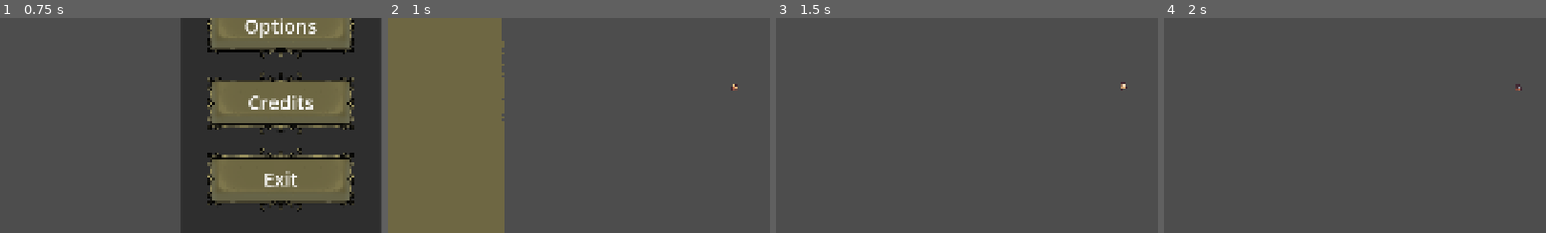
Above: before the commit, frames 1-4 (left to right).
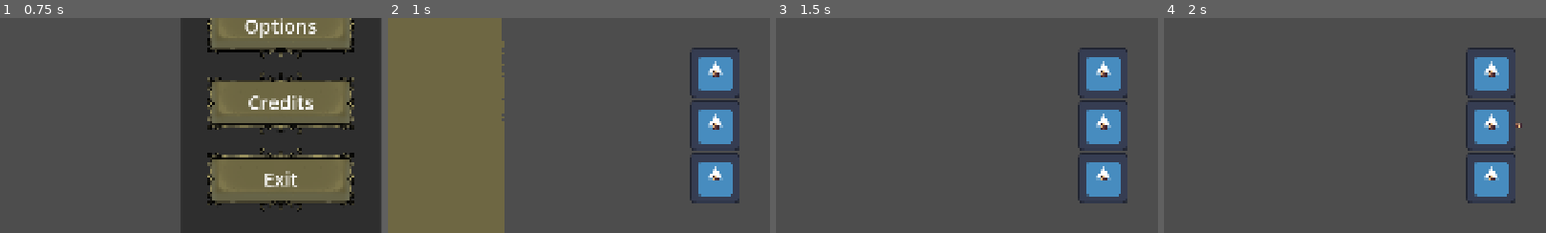
Above: after the commit, the same moments.

Repository: Ranamzes/BrackeysJam2026
Game: Godot game, scene res://root/scenes/UI/main_menu/MainMenu.tscn
Two runs of this game, one before a commit and one after it. Both use one fixed random seed, a clock stepped at 60 frames per second and the inputs below. The engine's default icon, where the game draws it, is replaced by a stand-in: a white triangle on a blue panel in a dark square.
Inputs:
- Up to frame 1 (0.75 s): click "Play" at 0.5 s
- Up to frame 2 (1 s): no input
- Up to frame 3 (1.5 s): hold D (move_right) from 1.28 s (still down)
- Up to frame 4 (2 s): keep holding D (move_right)
The pictures show only the part of the screen within x 13-63%, y 43-93%; the shares and areas given below are measured in that part.

Frame 1 is identical in both runs. In frame 2, 5.3% of the frame differs, in the area x 79-92%, y 13-87%; in frame 3, 5.3%; in frame 4, 5.4%, in the area x 79-94%, y 13-87%.

Commit message:
inventory added

Diff:
--- a/project.godot
+++ b/project.godot
@@ -22,6 +22,7 @@
 [autoload]
 
 ScreenTransition="*uid://4icidbllsll0"
+Global="*uid://1c480t154ayk"
 
 [display]
 
--- a/root/assets/items/test_item_1.tres
+++ b/root/assets/items/test_item_1.tres
@@ -1,7 +1,12 @@
 [gd_resource type="Resource" script_class="ItemData" format=3 uid="uid://0j6mj58sxaxm"]
 
-[ext_resource type="Script" uid="uid://sfjgktjvkx2l" path="res://scripts/UI/inventory/item_data.gd" id="1_kue1t"]
+[ext_resource type="Script" uid="uid://sfjgktjvkx2l" path="res://scripts/inventory/item_data.gd" id="1_kue1t"]
+[ext_resource type="Texture2D" uid="uid://didtwu4lxln11" path="res://root/assets/player/placeholder.png" id="1_njru8"]
 
 [resource]
 script = ExtResource("1_kue1t")
+id = "test1"
+display_name = "Тестовый итем 1"
+description = "Итем для тестирования, че не понятно?"
+icon = ExtResource("1_njru8")
 metadata/_custom_type_script = "uid://sfjgktjvkx2l"
--- a/root/assets/items/test_item_2.tres
+++ b/root/assets/items/test_item_2.tres
@@ -1,7 +1,12 @@
 [gd_resource type="Resource" script_class="ItemData" format=3 uid="uid://bddlu2khd71o7"]
 
-[ext_resource type="Script" uid="uid://sfjgktjvkx2l" path="res://scripts/UI/inventory/item_data.gd" id="1_t2j2l"]
+[ext_resource type="Script" uid="uid://sfjgktjvkx2l" path="res://scripts/inventory/item_data.gd" id="1_t2j2l"]
+[ext_resource type="Texture2D" uid="uid://didtwu4lxln11" path="res://root/assets/player/placeholder.png" id="1_uqgd1"]
 
 [resource]
 script = ExtResource("1_t2j2l")
+id = "2"
+display_name = "2"
+description = "2"
+icon = ExtResource("1_uqgd1")
 metadata/_custom_type_script = "uid://sfjgktjvkx2l"
--- a/root/assets/items/test_item_3.tres
+++ b/root/assets/items/test_item_3.tres
@@ -1,7 +1,12 @@
 [gd_resource type="Resource" script_class="ItemData" format=3 uid="uid://qb1feleuheo6"]
 
-[ext_resource type="Script" uid="uid://sfjgktjvkx2l" path="res://scripts/UI/inventory/item_data.gd" id="1_1u5de"]
+[ext_resource type="Script" uid="uid://sfjgktjvkx2l" path="res://scripts/inventory/item_data.gd" id="1_1u5de"]
+[ext_resource type="Texture2D" uid="uid://didtwu4lxln11" path="res://root/assets/player/placeholder.png" id="1_tg0nq"]
 
 [resource]
 script = ExtResource("1_1u5de")
+id = "3"
+display_name = "3"
+description = "3"
+icon = ExtResource("1_tg0nq")
 metadata/_custom_type_script = "uid://sfjgktjvkx2l"
--- /dev/null
+++ b/root/scenes/UI/inventory/Inventory.tscn
@@ -0,0 +1,24 @@
+[gd_scene format=3 uid="uid://bnshl7dkigs4x"]
+
+[ext_resource type="Script" uid="uid://djmn3t4i8ttvj" path="res://scripts/UI/inventory/inventory_ui.gd" id="1_vxdyr"]
+[ext_resource type="Texture2D" uid="uid://b74r0a0qoxnru" path="res://icon.svg" id="2_aem0y"]
+
+[node name="Inventory" type="Control" unique_id=1388742349]
+layout_mode = 3
+anchors_preset = 15
+anchor_right = 1.0
+anchor_bottom = 1.0
+grow_horizontal = 2
+grow_vertical = 2
+script = ExtResource("1_vxdyr")
+item_slot_background = ExtResource("2_aem0y")
+
+[node name="ScrollContainer" type="ScrollContainer" parent="." unique_id=76953243]
+layout_mode = 0
+offset_right = 234.0
+offset_bottom = 1037.0
+
+[node name="VBoxContainer" type="VBoxContainer" parent="ScrollContainer" unique_id=1643257148]
+layout_mode = 2
+size_flags_horizontal = 3
+size_flags_vertical = 3
--- /dev/null
+++ b/root/scenes/UI/inventory/ItemSlotUI.tscn
@@ -0,0 +1,17 @@
+[gd_scene format=3 uid="uid://bh1po4gfyrh87"]
+
+[ext_resource type="Script" uid="uid://dcfkur6y07n1s" path="res://scripts/UI/inventory/item_slot_ui.gd" id="1_sswvr"]
+
+[node name="ItemSLotUI" type="CenterContainer" unique_id=2056054890]
+offset_right = 952.0
+offset_bottom = 406.0
+script = ExtResource("1_sswvr")
+
+[node name="BackgroundTexture" type="TextureRect" parent="." unique_id=1835142883]
+layout_mode = 2
+size_flags_horizontal = 4
+size_flags_vertical = 4
+
+[node name="ItemTexture" type="TextureRect" parent="." unique_id=37004770]
+layout_mode = 2
+stretch_mode = 3
--- a/root/scenes/levels/level1/Level1.tscn
+++ b/root/scenes/levels/level1/Level1.tscn
@@ -2,11 +2,14 @@
 
 [ext_resource type="PackedScene" uid="uid://dh8hy6s86bhw7" path="res://root/components/camera/MainCamera.tscn" id="1_1wq5q"]
 [ext_resource type="PackedScene" uid="uid://cx4k10qtqvk6o" path="res://root/scenes/characters/player/Player.tscn" id="2_lqq02"]
+[ext_resource type="PackedScene" uid="uid://bnshl7dkigs4x" path="res://root/scenes/UI/inventory/Inventory.tscn" id="2_o2w4q"]
 
 [node name="Level1" type="Node2D" unique_id=1952078548]
 
 [node name="MainCamera" parent="." unique_id=1863523005 instance=ExtResource("1_1wq5q")]
-position = Vector2(165, 106)
+position = Vector2(1449, 483)
 
 [node name="Player" parent="." unique_id=832008626 instance=ExtResource("2_lqq02")]
-position = Vector2(165, 107)
+position = Vector2(165, 200)
+
+[node name="Inventory" parent="." unique_id=1388742349 instance=ExtResource("2_o2w4q")]
--- /dev/null
+++ b/scripts/UI/inventory/inventory_ui.gd
@@ -0,0 +1,34 @@
+extends Control
+
+@onready var player_inventory : Inventory = GlobalData.player_inventory
+@onready var vbox_container = $ScrollContainer/VBoxContainer
+@onready var item_slot_packed_scene: PackedScene = preload("res://root/scenes/UI/inventory/ItemSlotUI.tscn")
+
+@export var item_slot_background : Texture2D
+
+func _ready() -> void:
+	print("inventory UI ready")
+	player_inventory.InventoryUpdated.connect(_on_inventory_updated)
+	draw_inventory()
+
+func draw_inventory():
+	#clear_screen()
+	for slot in player_inventory.get_slots():
+		add_item_on_screen(slot)
+
+
+func clear_screen():
+	print("clearing screen")
+	while vbox_container.get_child_count() > 0 :
+		var child : Node = vbox_container.get_child(0)
+		vbox_container.remove_child(child)
+		child.queue_free()
+
+func add_item_on_screen(item_slot : ItemSlot):
+	print("add item on screen")
+	var slot_scene = item_slot_packed_scene.instantiate()
+	vbox_container.add_child(slot_scene)
+	slot_scene.update_slot(item_slot_background, item_slot.item.icon)
+
+func _on_inventory_updated():
+	draw_inventory()
--- /dev/null
+++ b/scripts/UI/inventory/item_slot_ui.gd
@@ -0,0 +1,10 @@
+extends Control
+
+@onready var backgroun_texture:TextureRect = $BackgroundTexture
+@onready var item_texture:TextureRect = $ItemTexture
+
+@export var inventory_slot : ItemSlot
+
+func update_slot(bg_texture : Texture2D, item_tex : Texture2D):
+	backgroun_texture.texture = bg_texture
+	item_texture.texture = item_tex
--- /dev/null
+++ b/scripts/global.gd
@@ -0,0 +1,14 @@
+class_name GlobalData
+extends Node
+
+static var player_inventory : Inventory
+
+
+func _ready() -> void:
+	player_inventory = Inventory.new()
+	var item_data_1 = preload("res://root/assets/items/test_item_1.tres")
+	var item_data_2 = preload("res://root/assets/items/test_item_2.tres")
+	var item_data_3 = preload("res://root/assets/items/test_item_3.tres")
+	player_inventory.add_item(item_data_1)
+	player_inventory.add_item(item_data_2)
+	player_inventory.add_item(item_data_3)
--- a/scripts/UI/inventory/inventory.gd
+++ b/scripts/inventory/inventory.gd
@@ -1,20 +1,16 @@
 class_name Inventory
 extends Node
-
-class ItemSlot:
-	var item : ItemData
 
 signal InventoryUpdated
 
 var item_slots : Array[ItemSlot]
 
-func _ready() -> void:
-	pass
-
 func add_item(new_item : ItemData):
 	var slot : ItemSlot = ItemSlot.new()
 	slot.item = new_item
 	item_slots.append(slot)
+	print("adding item")
+	print(item_slots)
 	InventoryUpdated.emit()
 
 func remove_item(item_to_remove : ItemData):
@@ -28,3 +24,6 @@
 		if slot.item == item :
 			return slot
 	return null
+
+func get_slots() -> Array[ItemSlot]:
+	return item_slots
--- /dev/null
+++ b/scripts/inventory/item_slot.gd
@@ -0,0 +1,5 @@
+class_name ItemSlot
+extends Node
+
+var item : ItemData
+var is_selected : bool
Not shown: 1 places in root/scenes/characters/player/Player.tscn that only renumber resources
Not shown, added: scripts/UI/inventory/inventory_ui.gd.uid
Not shown, added: scripts/UI/inventory/item_slot_ui.gd.uid
Not shown, added: scripts/global.gd.uid
Renamed: scripts/UI/inventory/inventory.gd.uid -> scripts/inventory/inventory.gd.uid
Renamed: scripts/UI/inventory/item_data.gd -> scripts/inventory/item_data.gd
Renamed: scripts/UI/inventory/item_data.gd.uid -> scripts/inventory/item_data.gd.uid
Not shown, added: scripts/inventory/item_slot.gd.uid
